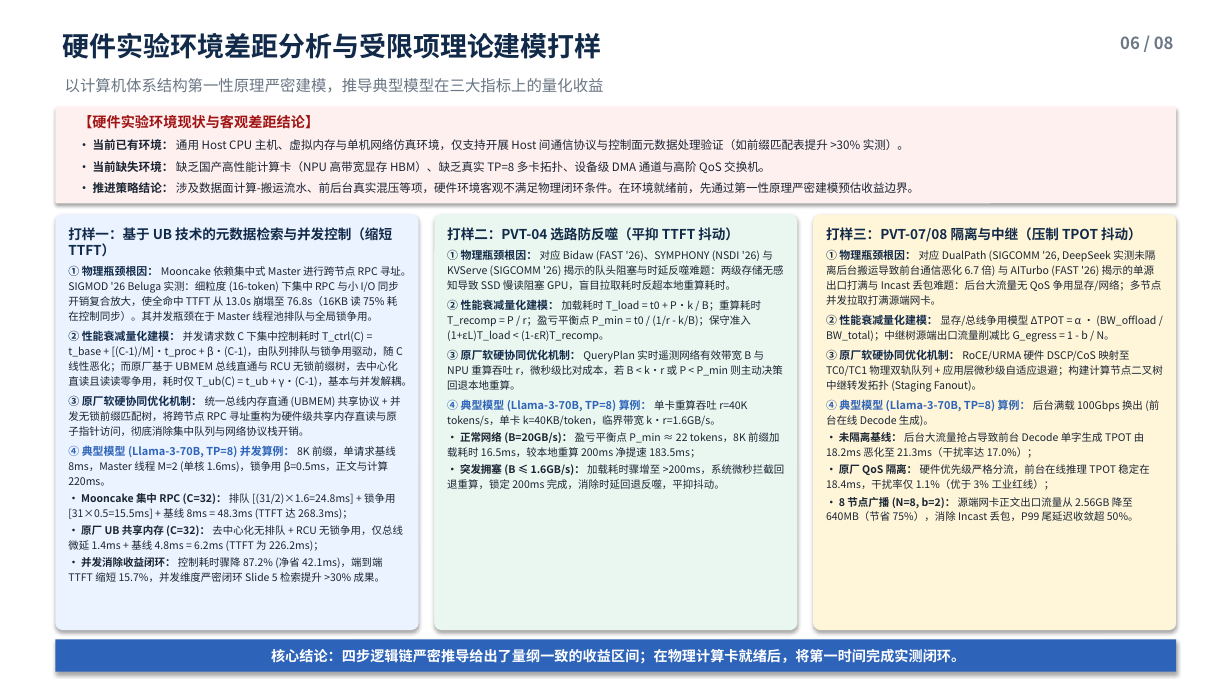
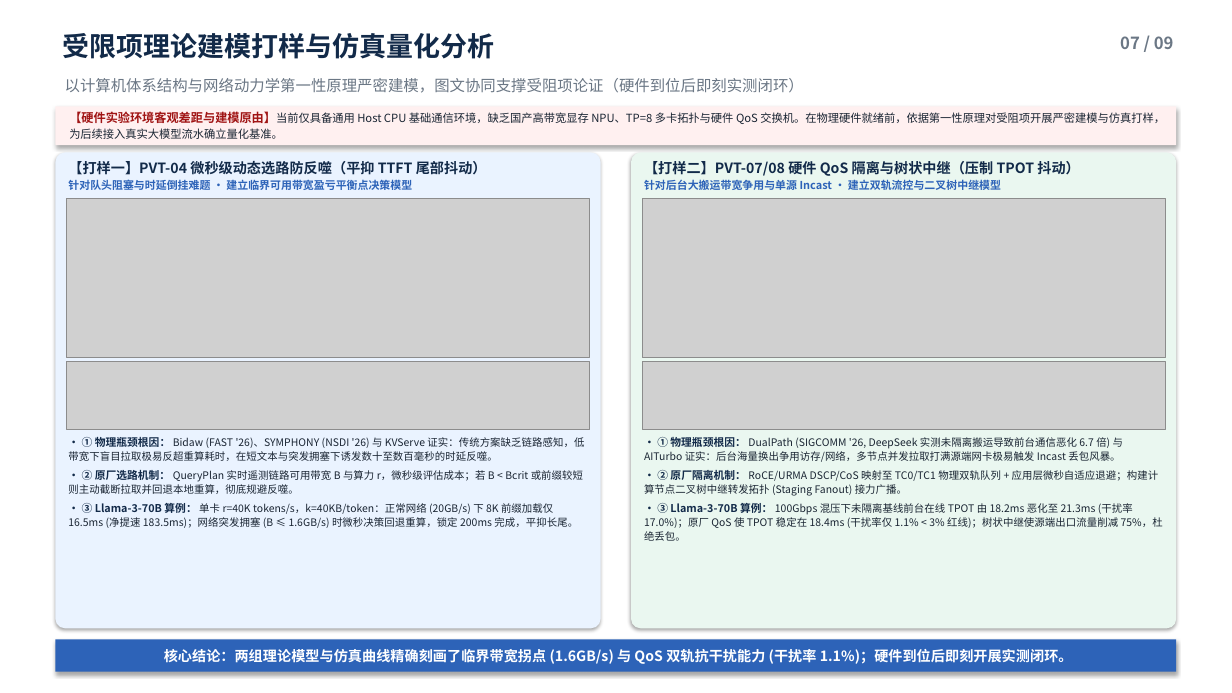
Before and after one commit to stonetree/reports, a slide deck: slide 7 of kvcache/unified_kv_memory/立项汇报PPTX/关键技术汇报_20260910/统一异构KVCache存储池_关键技术汇报_初稿_20260910.pptx (slide 6 before the commit). Drawn at 1232x693 pixels with LibreOffice and Linux fonts; fonts in the diff are those of the drawing; grey boxes stand for pictures. Boxes give left, top, right and bottom in pixels: in the first picture for what was removed or moved away, otherwise in the second. Text is boxed around its words. In the diff, an @@ line names an element or a change of style, - is before the commit and + after.

```diff
--- a/kvcache/unified_kv_memory/立项汇报PPTX/关键技术汇报_20260910/统一异构KVCache存储池_关键技术汇报_初稿_20260910.pptx
+++ b/kvcache/unified_kv_memory/立项汇报PPTX/关键技术汇报_20260910/统一异构KVCache存储池_关键技术汇报_初稿_20260910.pptx
@@ text at [63,33,494,59]: text changed @@
-硬件实验环境差距分析与受限项理论建模打样
+受限项理论建模打样与仿真量化分析
@@ text at [1120,36,1174,49]: text changed @@
-06 / 08
+07 / 09
@@ text at [65,78,804,93]: text changed @@
-以计算机体系结构第一性原理严密建模，推导典型模型在三大指标上的量化收益
+以计算机体系结构与网络动力学第一性原理严密建模，图文协同支撑受阻项论证（硬件到位后即刻实测闭环）
@@ rounded rectangle: place and size @@
-rounded rectangle at [55,106,1177,203]
+rounded rectangle at [55,106,1177,145]
@@ text at [69,111,1165,139]: text changed; size 9 to 8.8 pt @@
-【硬件实验环境现状与客观差距结论】
-• 当前已有环境： 通用 Host CPU 主机、虚拟内存与单机网络仿真环境，仅支持开展 Host 间通信协议与控制面元数据处理验证（如前缀匹配表提升 >30% 实测）。
-• 当前缺失环境： 缺乏国产高性能计算卡（NPU 高带宽显存 HBM）、缺乏真实 TP=8 多卡拓扑、设备级 DMA 通道与高阶 QoS 交换机。
-• 推进策略结论： 涉及数据面计算-搬运流水、前后台真实混压等项，硬件环境客观不满足物理闭环条件。在环境就绪前，先通过第一性原理严密建模预估收益边界。
+【硬件实验环境客观差距与建模原由】当前仅具备通用 Host CPU 基础通信环境，缺乏国产高带宽显存 NPU、TP=8 多卡拓扑与硬件 QoS 交换机。在物理硬件就绪前，依据第一性原理对受阻项开展严密建模与仿真打样，为后续接入真实大模型流水确立量化基准。
@@ rounded rectangle: place and size @@
-rounded rectangle at [55,214,419,630]
+rounded rectangle at [55,152,601,628]
@@ text added at [68,161,487,190], 11 pt, text #122A49, bold @@
+【打样一】PVT-04 微秒级动态选路防反噬（平抑 TTFT 尾部抖动）
+针对队头阻塞与时延倒挂难题 · 建立临界可用带宽盈亏平衡点决策模型
@@ rounded rectangle: place and size @@
-rounded rectangle at [434,214,798,630]
+rounded rectangle at [631,152,1177,628]
@@ text added at [644,161,1079,190], 11 pt, text #122A49, bold @@
+【打样二】PVT-07/08 硬件 QoS 隔离与树状中继（压制 TPOT 抖动）
+针对后台大搬运带宽争用与单源 Incast · 建立双轨流控与二叉树中继模型
@@ picture added at [67,199,590,358] @@
@@ picture added at [642,199,1165,358] @@
@@ text removed at [68,227,412,582] @@
-打样一：基于 UB 技术的元数据检索与并发控制（缩短 TTFT）
-① 物理瓶颈根因： Mooncake 依赖集中式 Master 进行跨节点 RPC 寻址。SIGMOD '26 Beluga 实测：细粒度 (16-token) 下集中 RPC 与小 I/O 同步开销复合放大，使全命中 TTFT 从 13.0s 崩塌至 76.8s（16KB 读 75% 耗在控制同步）。其并发瓶颈在于 Master 线程池排队与全局锁争用。
-② 性能衰减量化建模： 并发请求数 C 下集中控制耗时 T_ctrl(C) = t_base + [(C-1)/M]·t_proc + β·(C-1)，由队列排队与锁争用驱动，随 C 线性恶化；而原厂基于 UBMEM 总线直通与 RCU 无锁前缀树，去中心化直读且读读零争用，耗时仅 T_ub(C) = t_ub + γ·(C-1)，基本与并发解耦。
-③ 原厂软硬协同优化机制： 统一总线内存直通 (UBMEM) 共享协议 + 并发无锁前缀匹配树，将跨节点 RPC 寻址重构为硬件级共享内存直读与原子指针访问，彻底消除集中队列与网络协议栈开销。
-④ 典型模型 (Llama-3-70B, TP=8) 并发算例： 8K 前缀，单请求基线 8ms，Master 线程 M=2 (单核 1.6ms)，锁争用 β=0.5ms，正文与计算 220ms。
-• Mooncake 集中 RPC (C=32)： 排队 [(31/2)×1.6=24.8ms] + 锁争用 [31×0.5=15.5ms] + 基线 8ms = 48.3ms (TTFT 达 268.3ms)；
-• 原厂 UB 共享内存 (C=32)： 去中心化无排队 + RCU 无锁争用，仅总线微延 1.4ms + 基线 4.8ms = 6.2ms (TTFT 为 226.2ms)；
-• 并发消除收益闭环： 控制耗时骤降 87.2% (净省 42.1ms)，端到端 TTFT 缩短 15.7%，并发维度严密闭环 Slide 5 检索提升 >30% 成果。
@@ text removed at [447,227,785,489] @@
-打样二：PVT-04 选路防反噬（平抑 TTFT 抖动）
-① 物理瓶颈根因： 对应 Bidaw (FAST '26)、SYMPHONY (NSDI '26) 与 KVServe (SIGCOMM '26) 揭示的队头阻塞与时延反噬难题：两级存储无感知导致 SSD 慢读阻塞 GPU，盲目拉取耗时反超本地重算耗时。
-② 性能衰减量化建模： 加载耗时 T_load = t0 + P·k / B；重算耗时 T_recomp = P / r；盈亏平衡点 P_min = t0 / (1/r - k/B)；保守准入 (1+εL)T_load < (1-εR)T_recomp。
-③ 原厂软硬协同优化机制： QueryPlan 实时遥测网络有效带宽 B 与 NPU 重算吞吐 r，微秒级比对成本，若 B < k·r 或 P < P_min 则主动决策回退本地重算。
-④ 典型模型 (Llama-3-70B, TP=8) 算例： 单卡重算吞吐 r=40K tokens/s，单卡 k=40KB/token，临界带宽 k·r=1.6GB/s。
-• 正常网络 (B=20GB/s)： 盈亏平衡点 P_min ≈ 22 tokens，8K 前缀加载耗时 16.5ms，较本地重算 200ms 净提速 183.5ms；
-• 突发拥塞 (B ≤ 1.6GB/s)： 加载耗时骤增至 >200ms，系统微秒拦截回退重算，锁定 200ms 完成，消除时延回退反噬，平抑抖动。
@@ rounded rectangle removed at [813,214,1177,630] @@
@@ picture added at [67,361,590,430] @@
@@ picture added at [642,361,1165,430] @@
@@ text added at [68,437,584,528], 8.1 pt, text #1A2533 @@
+• ① 物理瓶颈根因： Bidaw (FAST '26)、SYMPHONY (NSDI '26) 与 KVServe 证实：传统方案缺乏链路感知，低带宽下盲目拉取极易反超重算耗时，在短文本与突发拥塞下诱发数十至数百毫秒的时延反噬。
+• ② 原厂选路机制： QueryPlan 实时遥测链路可用带宽 B 与算力 r，微秒级评估成本；若 B < Bcrit 或前缀较短则主动截断拉取并回退本地重算，彻底规避反噬。
+• ③ Llama-3-70B 算例： 单卡 r=40K tokens/s，k=40KB/token：正常网络 (20GB/s) 下 8K 前缀加载仅 16.5ms (净提速 183.5ms)；网络突发拥塞 (B ≤ 1.6GB/s) 时微秒决策回退重算，锁定 200ms 完成，平抑长尾。
@@ text at [644,437,1163,541]: text changed; size 8.2 to 8.1 pt @@
-打样三：PVT-07/08 隔离与中继（压制 TPOT 抖动）
-① 物理瓶颈根因： 对应 DualPath (SIGCOMM '26, DeepSeek 实测未隔离后台搬运导致前台通信恶化 6.7 倍) 与 AITurbo (FAST '26) 揭示的单源出口打满与 Incast 丢包难题：后台大流量无 QoS 争用显存/网络；多节点并发拉取打满源端网卡。
-② 性能衰减量化建模： 显存/总线争用模型 ΔTPOT = α · (BW_offload / BW_total)；中继树源端出口流量削减比 G_egress = 1 - b / N。
-③ 原厂软硬协同优化机制： RoCE/URMA 硬件 DSCP/CoS 映射至 TC0/TC1 物理双轨队列 + 应用层微秒级自适应退避；构建计算节点二叉树中继转发拓扑 (Staging Fanout)。
-④ 典型模型 (Llama-3-70B, TP=8) 算例： 后台满载 100Gbps 换出 (前台在线 Decode 生成)。
-• 未隔离基线： 后台大流量抢占导致前台 Decode 单字生成 TPOT 由 18.2ms 恶化至 21.3ms（干扰率达 17.0%）；
-• 原厂 QoS 隔离： 硬件优先级严格分流，前台在线推理 TPOT 稳定在 18.4ms，干扰率仅 1.1%（优于 3% 工业红线）；
-• 8 节点广播 (N=8, b=2)： 源端网卡正文出口流量从 2.56GB 降至 640MB（节省 75%），消除 Incast 丢包，P99 尾延迟收敛超 50%。
+• ① 物理瓶颈根因： DualPath (SIGCOMM '26, DeepSeek 实测未隔离搬运导致前台通信恶化 6.7 倍) 与 AITurbo 证实：后台海量换出争用访存/网络，多节点并发拉取打满源端网卡极易触发 Incast 丢包风暴。
+• ② 原厂隔离机制： RoCE/URMA DSCP/CoS 映射至 TC0/TC1 物理双轨队列 + 应用层微秒自适应退避；构建计算节点二叉树中继转发拓扑 (Staging Fanout) 接力广播。
+• ③ Llama-3-70B 算例： 100Gbps 混压下未隔离基线前台在线 TPOT 由 18.2ms 恶化至 21.3ms (干扰率 17.0%)；原厂 QoS 使 TPOT 稳定在 18.4ms (干扰率仅 1.1% < 3% 红线)；树状中继使源端出口流量削减 75%，杜绝丢包。
@@ text in rectangle at [164,649,1073,664]: text changed @@
-核心结论：四步逻辑链严密推导给出了量纲一致的收益区间；在物理计算卡就绪后，将第一时间完成实测闭环。
+核心结论：两组理论模型与仿真曲线精确刻画了临界带宽拐点 (1.6GB/s) 与 QoS 双轨抗干扰能力 (干扰率 1.1%)；硬件到位后即刻开展实测闭环。
```
Also in this commit, not shown: 5 other slides changed, 2 slides added, 1 slide removed, 3 other files.
